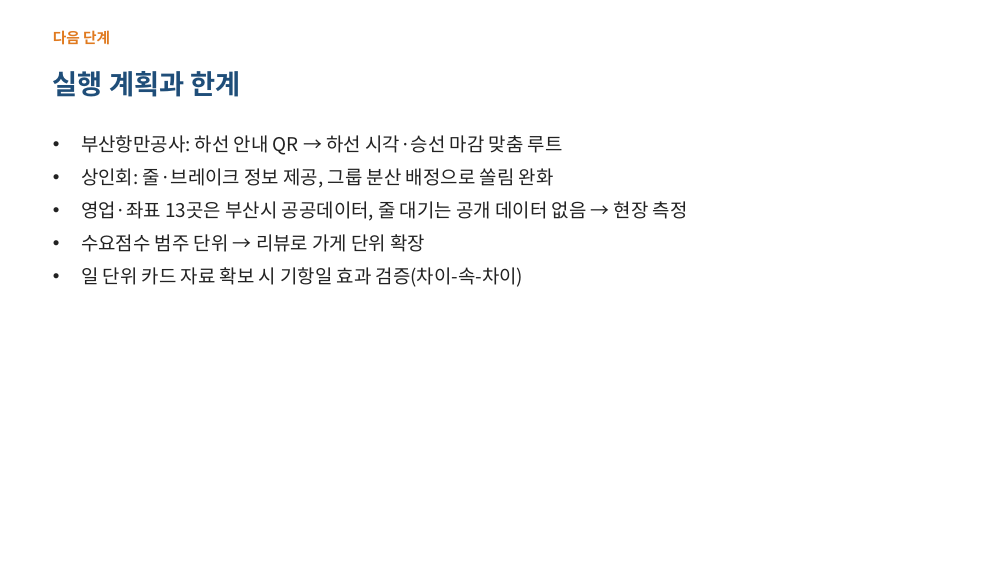
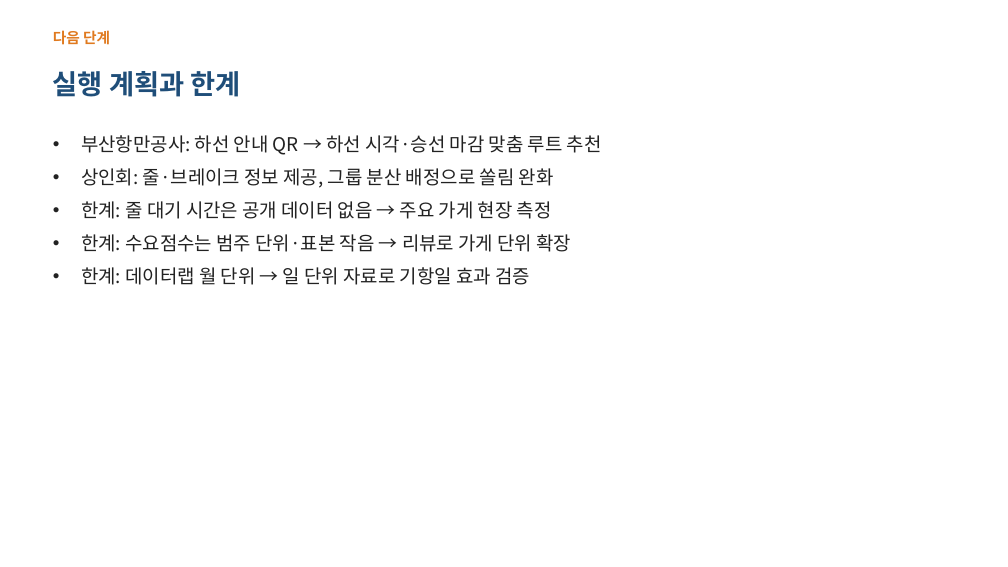
Before and after one commit to ddayoung03/busan-cruise-unpassing, a slide deck: slide 14 of 05_문서/3주차_발표자료.pptx (slide 11 before the commit). Drawn at 1008x567 pixels with LibreOffice and Linux fonts; fonts in the diff are those of the drawing. Boxes give left, top, right and bottom in pixels: in the first picture for what was removed or moved away, otherwise in the second. Text is boxed around its words. In the diff, an @@ line names an element or a change of style, - is before the commit and + after.

```diff
--- a/05_문서/3주차_발표자료.pptx
+++ b/05_문서/3주차_발표자료.pptx
@@ text at (x1=81, y1=135, x2=602, y2=155): text changed @@
-• 부산항만공사: 하선 안내 QR → 하선 시각·승선 마감 맞춤 루트
+• 부산항만공사: 하선 안내 QR → 하선 시각·승선 마감 맞춤 루트 추천
@@ text at (x1=81, y1=201, x2=571, y2=285): text changed @@
-• 영업·좌표 13곳은 부산시 공공데이터, 줄 대기는 공개 데이터 없음 → 현장 측정
-• 수요점수 범주 단위 → 리뷰로 가게 단위 확장
-• 일 단위 카드 자료 확보 시 기항일 효과 검증(차이-속-차이)
+• 한계: 줄 대기 시간은 공개 데이터 없음 → 주요 가게 현장 측정
+• 한계: 수요점수는 범주 단위·표본 작음 → 리뷰로 가게 단위 확장
+• 한계: 데이터랩 월 단위 → 일 단위 자료로 기항일 효과 검증
```
Also in this commit, not shown: 8 other slides changed, 5 slides added, 2 slides removed, 1 other file.
